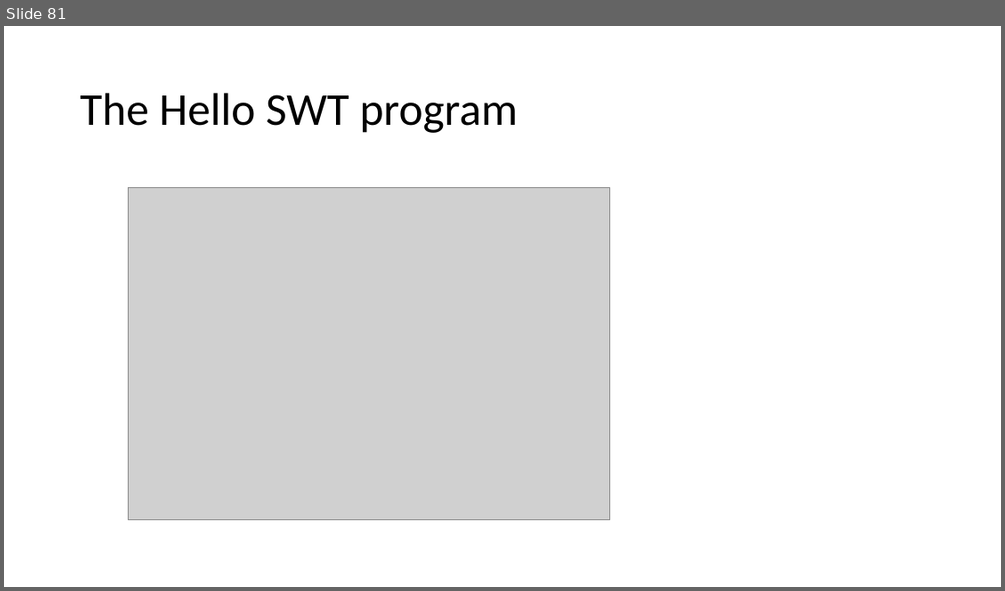
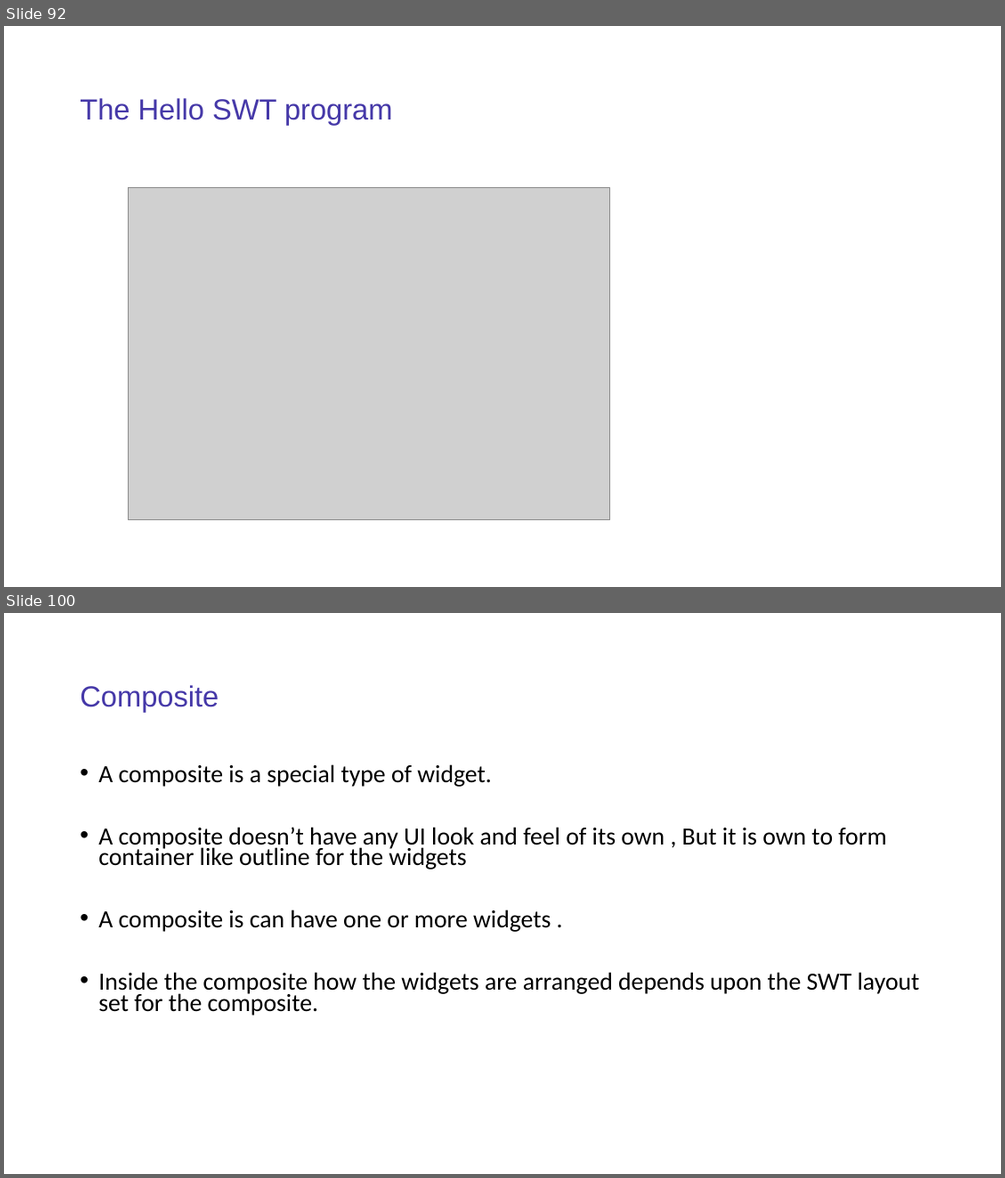
Before and after one commit to sabir123/RCP.Presentations, a slide deck: Eclipse_RCP_Training.pptx. Shown one above the other, each under a label of ours: slide 81 before the commit, slides 92 and 100 after it; the slides between them are not shown. The pictures are 1005x591 and 1005x1178 pixels, drawn with LibreOffice and Linux fonts; fonts in the diff are those of the drawing; grey boxes stand for pictures. Boxes give left, top, right and bottom in pixels: in the first picture for what was removed or moved away, otherwise in the second. Text is boxed around its words. In the diff, an @@ line names an element or a change of style, - is before the commit and + after.

```diff
--- a/Eclipse_RCP_Training.pptx
+++ b/Eclipse_RCP_Training.pptx
@@ slide 100 added at bbox=[4, 613, 1001, 1174], background #FFFFFF @@
@@ title added at bbox=[80, 685, 218, 711], 28 pt, text #4538A8 @@
+Composite
@@ text added at bbox=[98, 764, 920, 1015], 23.8 pt, text #000000 @@
+• A composite is a special type of widget.
+• A composite doesn’t have any UI look and feel of its own , But it is own to form container like outline for the widgets
+• A composite is can have one or more widgets .
+• Inside the composite how the widgets are arranged depends upon the SWT layout set for the composite.
@@ what was slide 81 is now slide 92 @@
@@ slide 92 changed as well @@
@@ title "The Hello SWT program" at bbox=[80, 98, 393, 124]: size 44 to 28 pt, font Calibri to Arial, text colour #000000 to #4538A8 @@
```
Also in this commit, not shown: 6 other slides changed, 27 other slides added.
